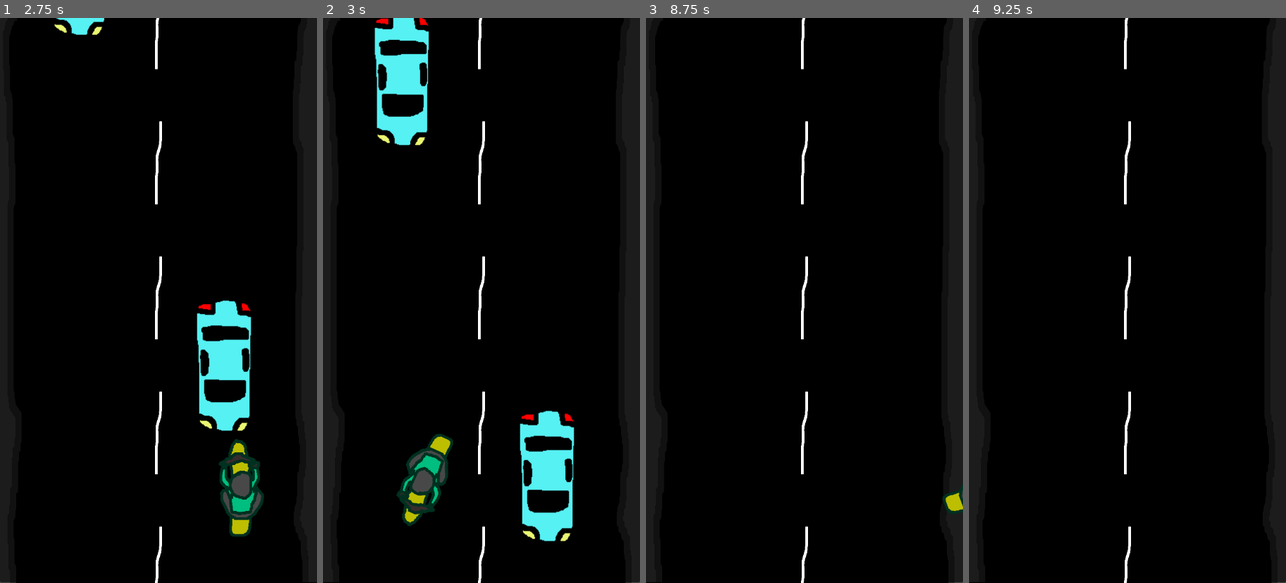
Above: before the commit, frames 1-4 (left to right).
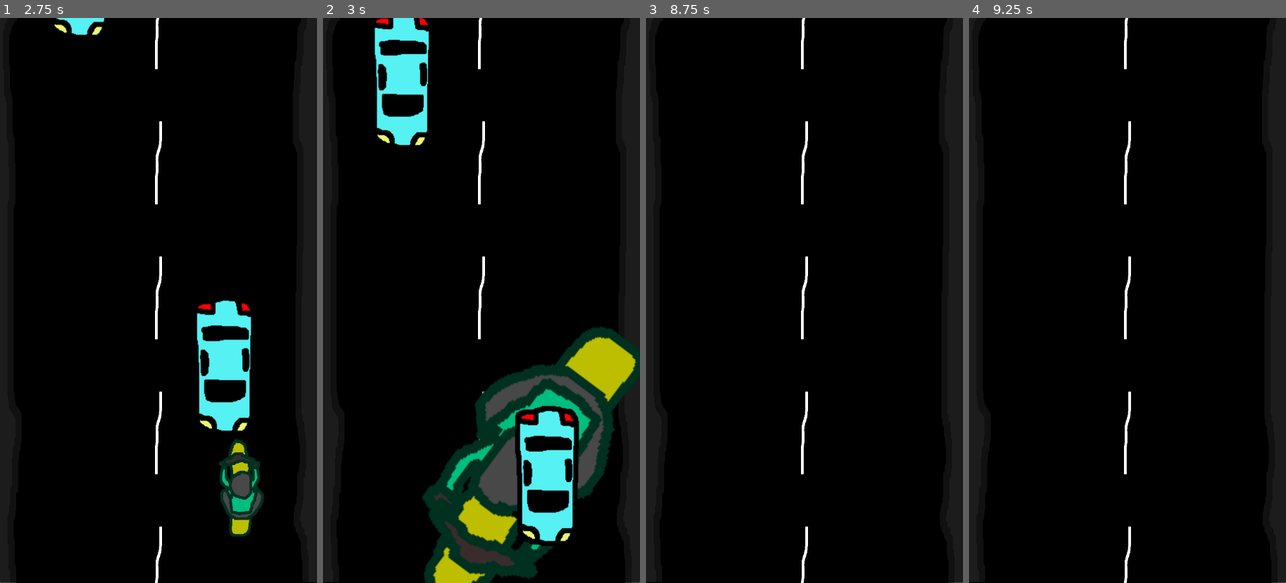
Above: after the commit, the same moments.

Repository: codemonsters/macaronigate
Game: Godot game, scene res://minigames/esquivar.coches/plataformasJuego.tscn
Same seed, same stepped clock (60 frames per second), same inputs: the game is played once before the commit and once after it. This scene is started directly instead of the project's main scene.
Inputs (mouse positions are in pixels of both pictures, inside the frame that each line leads up to):
- Up to frame 1 (2.75 s): move the mouse to (228, 272) at 0.52 s; hold Right (ui_right) 0.53-1.28 s; click (228, 272) at 0.67 s; move the mouse to (95, 328) at 1.27 s; hold Down (ui_down) 1.28-2.03 s; move the mouse to (190, 176) at 2.02 s; hold Right (ui_right) from 2.03 s (still down)
- Up to frame 2 (3 s): move the mouse to (465, 413) at 2.77 s; release Right (ui_right) at 2.78 s; hold Up (ui_up) from 2.78 s (still down); click (465, 413) at 2.92 s
- Up to frame 3 (8.75 s): move the mouse to (899, 385) at 3.52 s; release Up (ui_up) at 3.53 s; hold Left (ui_left) 3.53-5.03 s; move the mouse to (709, 215) at 4.27 s; move the mouse to (820, 300) at 5.02 s; hold Down (ui_down) 5.03-5.75 s; click (820, 300) at 5.17 s; click (890, 300) at 5.75 s; click (718, 300) at 6.5 s; tap Enter at 7.25 s; move the mouse to (756, 159) at 7.27 s; hold Right (ui_right) 7.28-8.03 s; tap Space at 8 s; move the mouse to (874, 272) at 8.02 s; hold Up (ui_up) from 8.03 s (still down)
- Up to frame 4 (9.25 s): move the mouse to (1064, 328) at 8.77 s; release Up (ui_up) at 8.78 s; hold Right (ui_right) from 8.78 s (still down); click (1064, 328) at 8.92 s

Frame 1 is identical in both runs. In frame 2, 15% of the frame differs, in the area x 23-100%, y 54-100%; in frame 3, 0.2%; in frame 4, nothing differs.

Commit message:
actualizado coches

Diff:
--- a/src/minigames/esquivar.coches/playerBehaviour.gd
+++ b/src/minigames/esquivar.coches/playerBehaviour.gd
@@ -5,6 +5,8 @@
 var win = false
 
 var lose = false
+
+var tamaño = true
 
 func _ready():
 	position = Vector2(-190, 417)
@@ -29,12 +31,29 @@
 
 	elif lose == true:
 		if posicion_jugador == 0:
-			position.x += 3000*delta
-			rotation += 90*delta
+			if tamaño:
+				$playerSprite.scale += Vector2(10*delta, 10*delta)
+				rotation += 25*delta
+				if $playerSprite.scale > Vector2(5, 5):
+					tamaño = false
+			else:
+				$playerSprite.scale += Vector2(-10*delta, -10*delta)
+				rotation += -25*delta
+			position.x += 750*delta
+			if $playerSprite.scale < Vector2.ZERO:
+				queue_free()
 		elif posicion_jugador == 1:
-			position.x += -3000*delta
-			rotation += -90*delta
-
+			if tamaño:
+				$playerSprite.scale += Vector2(10*delta, 10*delta)
+				rotation += -25*delta
+				if $playerSprite.scale > Vector2(5, 5):
+					tamaño = false
+			else:
+				$playerSprite.scale += Vector2(-10*delta, -10*delta)
+				rotation += 25*delta
+			position.x += -700*delta
+			if $playerSprite.scale < Vector2.ZERO:
+				queue_free()
 
 func _on_car_body_entered(body):
 	lose = true
